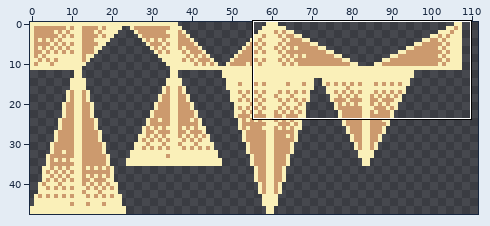
Pixel-art file: src/art/tile_grad.aseprite. Above, an overview of the earlier version with the close-up marked.
Close-up. Before:
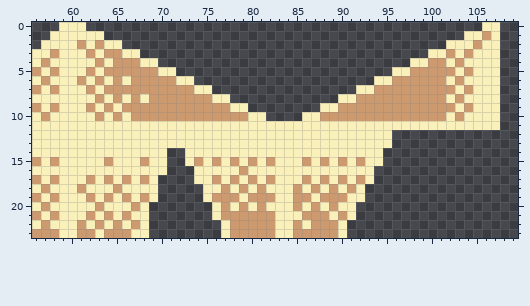
144x48 pixels, 1 frame. Shown: x 56..109, y 0..23. The wide view leaves out empty margins.
Once edited:
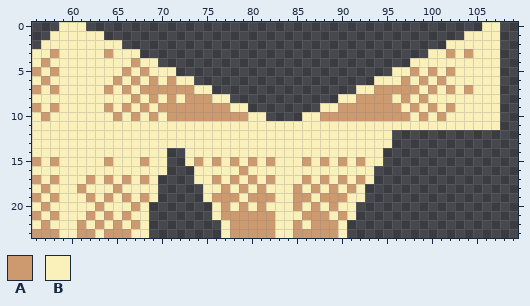
Palette (. is transparent): A #cc9a6e  B #faf0b9
From old to new:
Changed rows in their new state; - is an unchanged pixel.
first column x 61:
 1 ---------------------------------------------B
 2 B-B-----------------------------------------B-
 3 -B--B-----------------------------------------
 4 --B-BB---------------------------------BB-B---
 5 -B-BB-B-B-----------------------------B-B--B--
 6 B-B----B-B-------------------------B-B-B--B---
 7 -B--B-B-------------------------------B-B-----
 8 --B-B----B-B-----------------------B-B-BB-B---
 9 -B----B-B---------------------------B-B-B--B--
10 --B----B-B---------------------------B-B--B---
Pixel boxes of the changes (left, top, right, bottom) in both close-ups:
changed: (392, 31, 491, 121)
changed: (77, 40, 185, 121)
